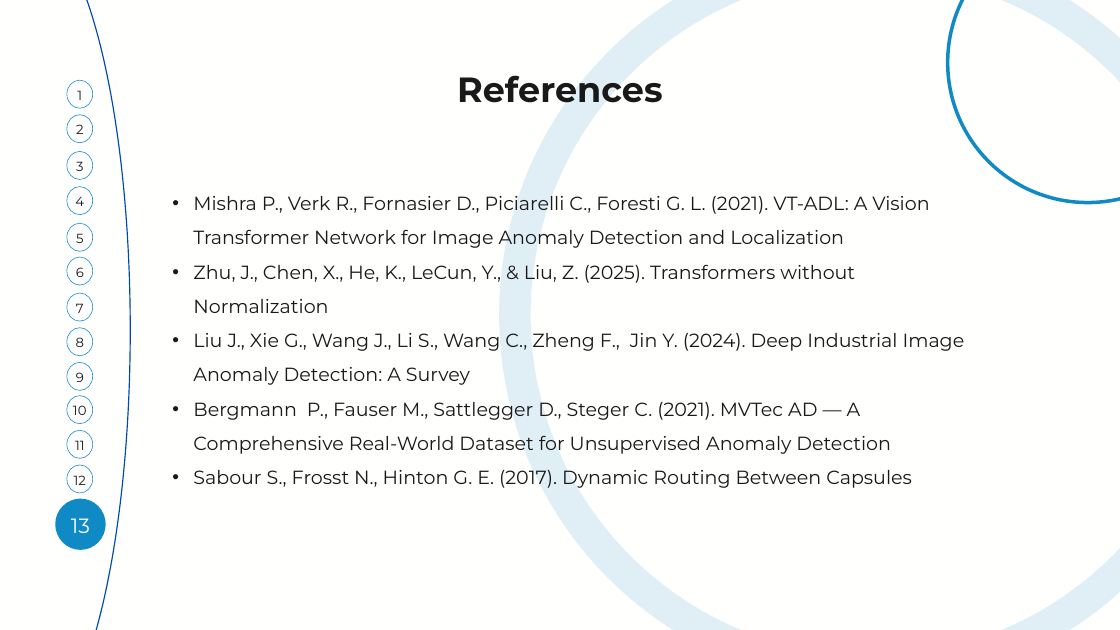
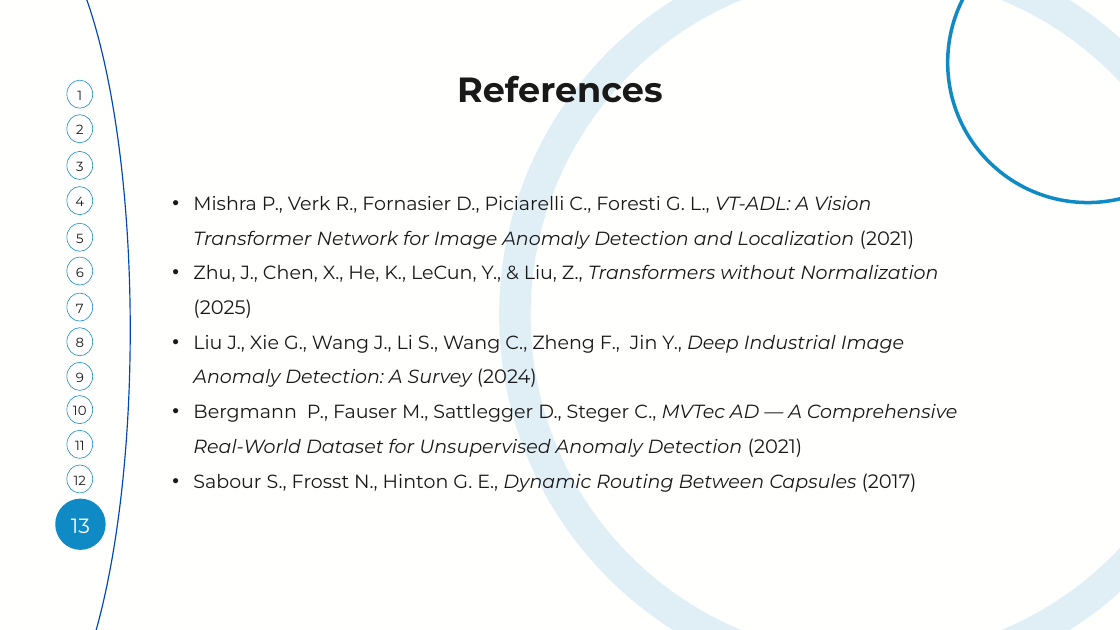
Before and after one commit to JoJohnny0/CV-homework, a slide deck: slide 14 of presentation.pptx. Drawn at 1120x630 pixels with LibreOffice and Linux fonts; fonts in the diff are those of the drawing. Boxes give left, top, right and bottom in pixels: in the first picture for what was removed or moved away, otherwise in the second. Text is boxed around its words. In the diff, an @@ line names an element or a change of style, - is before the commit and + after.

Commit message:
updated presentation

```diff
--- a/presentation.pptx
+++ b/presentation.pptx
@@ text at (x1=193, y1=196, x2=957, y2=492): text changed; italic on @@
-• Mishra P., Verk R., Fornasier D., Piciarelli C., Foresti G. L. (2021). VT-ADL: A Vision Transformer Network for Image Anomaly Detection and Localization
-• Zhu, J., Chen, X., He, K., LeCun, Y., & Liu, Z. (2025). Transformers without Normalization
-• Liu J., Xie G., Wang J., Li S., Wang C., Zheng F., Jin Y. (2024). Deep Industrial Image Anomaly Detection: A Survey
-• Bergmann P., Fauser M., Sattlegger D., Steger C. (2021). MVTec AD — A Comprehensive Real-World Dataset for Unsupervised Anomaly Detection
-• Sabour S., Frosst N., Hinton G. E. (2017). Dynamic Routing Between Capsules
+• Mishra P., Verk R., Fornasier D., Piciarelli C., Foresti G. L., VT-ADL: A Vision Transformer Network for Image Anomaly Detection and Localization (2021)
+• Zhu, J., Chen, X., He, K., LeCun, Y., & Liu, Z., Transformers without Normalization (2025)
+• Liu J., Xie G., Wang J., Li S., Wang C., Zheng F., Jin Y., Deep Industrial Image Anomaly Detection: A Survey (2024)
+• Bergmann P., Fauser M., Sattlegger D., Steger C., MVTec AD — A Comprehensive Real-World Dataset for Unsupervised Anomaly Detection (2021)
+• Sabour S., Frosst N., Hinton G. E., Dynamic Routing Between Capsules (2017)
```
Also in this commit, not shown: 2 other slides changed, 1 other file.
